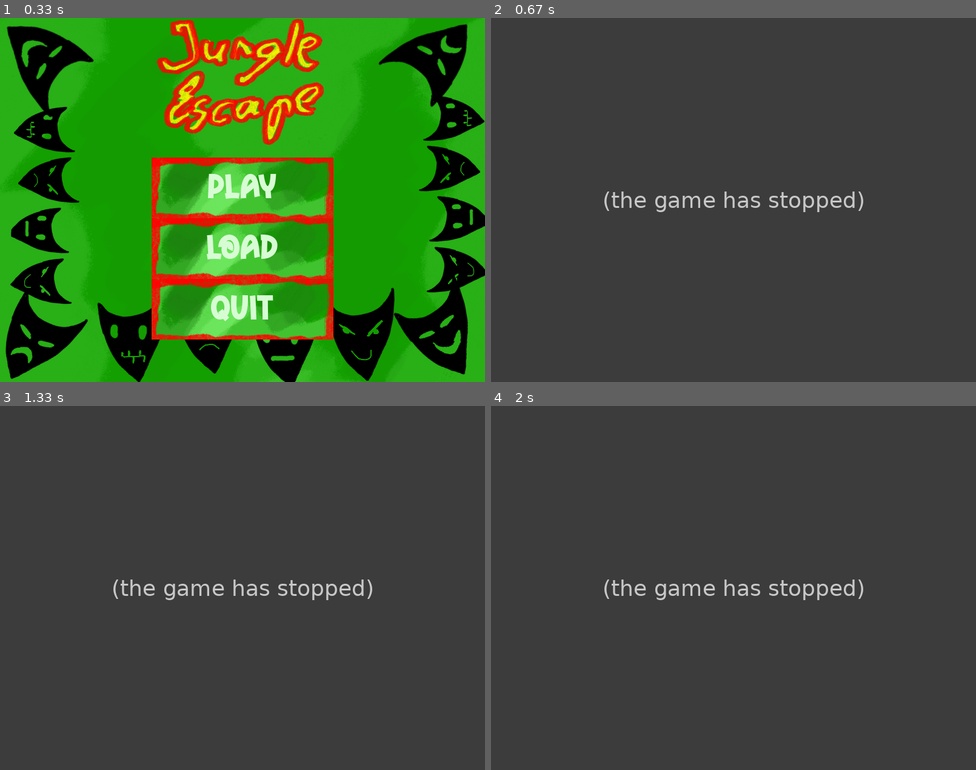
Above: before the commit, frames 1-4 (two rows, left to right).
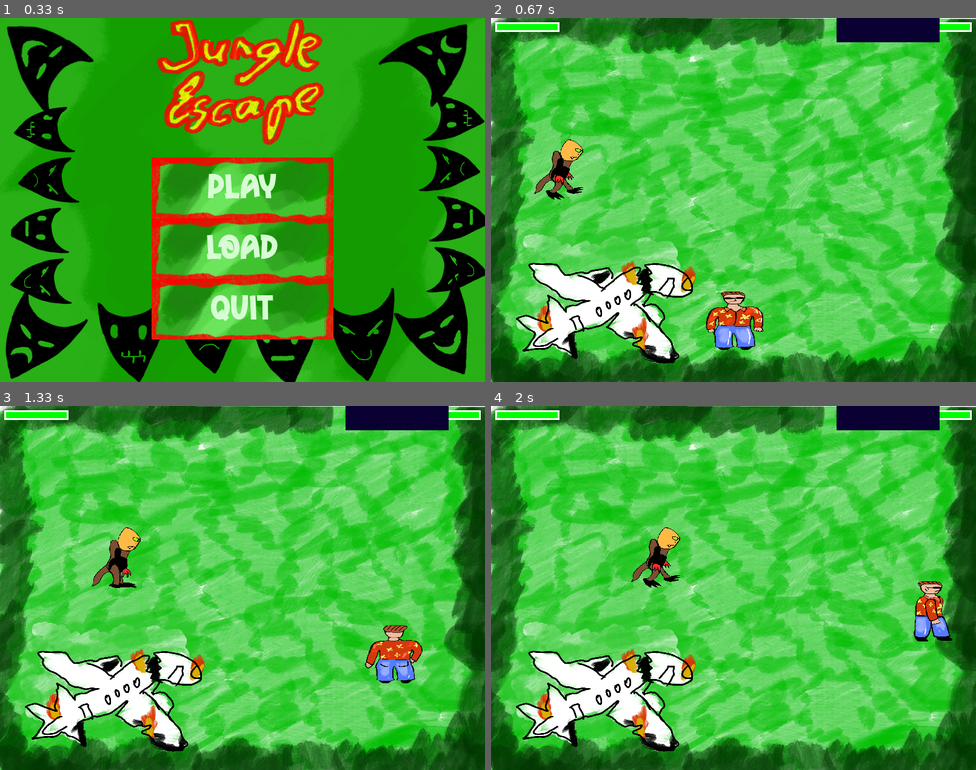
Above: after the commit, the same moments.

Repository: sartep1996/Final_Project_PyGame
Game: pygame game, started from main_menu.py
Two runs of this game, one before a commit and one after it. Both use one fixed random seed, a clock stepped at 60 frames per second and the inputs below.
Inputs (mouse positions are in pixels of both pictures, inside the frame that each line leads up to):
- Up to frame 1 (0.33 s): no input
- Up to frame 2 (0.67 s): click "PLAY" at 0.38 s
- Up to frame 3 (1.33 s): hold D 0.67-1.13 s; move the mouse to (223, 602) at 0.7 s; hold W from 1.17 s (still down)
- Up to frame 4 (2 s): release W at 1.47 s; hold D 1.5-1.97 s

Frame 1 is identical in both runs. In frame 2, 100% of the frame differs, in the area x 0-100%, y 0-100%; in frame 3, 100%; in frame 4, 100%.
Error before the commit: TypeError: main_game_lvl_1() takes 0 positional arguments but 1 was given (main_menu.py line...; the game stopped at 0.38 s (later frames are placeholders)

Commit message:
fixing save function and monsters position

Diff:
--- a/main_menu.py
+++ b/main_menu.py
@@ -34,6 +34,7 @@
 
 def main_menu():
     from main_play import main_game_lvl_1
+    from main_play_2 import main_game_lvl_2
     while True:
         SCREEN.blit(BACKGROUNG, (0, 0))
 
@@ -75,7 +76,7 @@
 
                 if LOAD_BUTTON.checkForInput(MENU_MOUSE_POS):
                     game_state = load_game()
-                    main_game_lvl_1(game_state)
+                    main_game_lvl_2(game_state)
 
 
                 if QUIT_BUTTON.checkForInput(MENU_MOUSE_POS):
--- a/main_play.py
+++ b/main_play.py
@@ -15,7 +15,7 @@
         json.dump(game_state, file)
         # player.player_update(screen)
 
-def main_game_lvl_1():
+def main_game_lvl_1(game_state):
 
 
 
@@ -183,6 +183,9 @@
 
         player.draw_health_bar(screen, 10, 10)
 
+        with open('saves/save_game.json', 'r') as file:
+            game_state = json.load(file)
+
         if player_condition.colliderect(pass_mark_rect):
             from main_play_2 import main_game_lvl_2
             main_game_lvl_2(game_state)
@@ -196,10 +199,10 @@
 if __name__ == "__main__":
 
     def load_game():
-        with open('saves/save_game.json', 'r') as file:
+        with open('saves/new_game.json', 'r') as file:
             game_state = json.load(file)
 
         return game_state
 
     game_state = load_game()
-    main_game_lvl_1()
+    main_game_lvl_1(game_state)
--- a/main_play_2.py
+++ b/main_play_2.py
@@ -3,12 +3,15 @@
 import json
 
 
-def save_game(playerx, playery, monsterx,  monstery, health, monster_health):
+def save_game(playerx, playery, monsterx,  monstery, monster2x, monster2y, health, monster_health, monster_health2):
     game_state = {
         'player_position': (playerx, playery),
         'monster_position': (monsterx, monstery),
+        'monster_2_position':(monster2x, monster2y),
         'player_health': health,
-        'monster_health': monster_health
+        'monster_health': monster_health,
+        'monster_health2': monster_health2
+
     }
 
     with open('saves/save_game.json', 'w') as file:
@@ -34,7 +37,7 @@
 
 
     from player_movement_refactoring import player, pistol_shot_wav
-    from monster_1 import monster1
+    from monster_1 import monster2, monster3
     from global_functions import collision_with_static_object, collision_with_moving_object
     from boundries import boundries_lvl_1, boundries
 
@@ -45,16 +48,22 @@
     player_condition.centery = player_position[1]
 
     monster_position = game_state['monster_position']
-    monster1.monster_rect.x = monster_position[0]
-    monster1.monster_rect.y = monster_position[1]
+    monster2.monster_rect.centerx = monster_position[0]
+    monster2.monster_rect.centery = monster_position[1]
+
+    monster_position3 = game_state['monster_2_position']
+    monster3.monster_rect.centerx = monster_position3[0]
+    monster3.monster_rect.centery = monster_position3[1]
 
     player_health = game_state['player_health']
-    monster_health = game_state['monster_health']
+    monster2_health = game_state['monster_health']
+    monster3_health = game_state['monster_health2']
 
     # player.set_position_pistol(player.player_rect_pistol.x, player.player_rect_pistol.y)
     # monster1.set_position(monsterx, monstery)
     player.health = player_health
-    monster1.monster_health = monster_health
+    monster2.monster_health = monster2_health
+    monster3.monster_health = monster3_health
 
     screen_rect = screen.get_rect()
 
@@ -96,10 +105,11 @@
             if event.type == pg.KEYDOWN:
                 if event.key == pg.K_SPACE and player_condition == player.player_rect_pistol:
                     pistol_shot_wav.play()
-                    print(monster1.monster_rect.x, monster1.monster_rect.y )
+                    print(monster2.monster_rect.x, monster2.monster_rect.y )
+                    print(monster3.monster_rect.x, monster3.monster_rect.y )
 
             if player_condition.colliderect(save_icon_rect):
-                save_game(player_condition.centerx,  player_condition.centery, monster1.monster_rect.x, monster1.monster_rect.y, player.health, monster1.monster_health)
+                save_game(player_condition.centerx,  player_condition.centery, monster2.monster_rect.x, monster2.monster_rect.y, monster3.monster_rect.x, monster3.monster_rect.y, player.health, monster2.monster_health, monster3.monster_health)
                 save_icon_visible = False
 
             # player.player_rect.x, player.player_rect.y = player.player_rect_pistol.x, player.player_rect_pistol.y
@@ -107,7 +117,7 @@
                 if player_condition == player.player_rect:
                     player_condition = player.player_rect_pistol
                     player.player_rect_pistol.x, player.player_rect_pistol.y = player.player_rect.x, player.player_rect.y
-
+                    pistol_icon_rect.topleft = (-100, -100)
                     pistol_icon_visible = False
                 else:
                     player_condition = player.player_rect
@@ -115,38 +125,47 @@
 
 
 
-        if monster1.monster_attack_player(player_condition , screen):
-            damage = monster1.monster_attack_player(player_condition, screen)
+        monsters = [monster2, monster3]
+
+        for monster in monsters:
+            damage = monster.monster_attack_player(player_condition, screen)
             if damage > 0:
                 player.take_damage(damage)
 
 
-        keys = pg.key.get_pressed()
-        if keys[pg.K_SPACE]:
-            if player.is_facing_monster(monster1.monster_rect):
-                damage = player.damage()
-                if damage > 0:
-                    monster1.take_damage(damage)
-
-
-        monster1.monster_update_patrol(player_condition, screen)
+
+        for monster in monsters:
+            keys = pg.key.get_pressed()
+            if keys[pg.K_SPACE]:
+                if player.is_facing_monster(monster.monster_rect):
+                    damage = player.damage()
+                    if damage > 0:
+                            monster.take_damage(damage)
+
+
+        monster2.monster_update_patrol(player_condition, screen)
+        monster3.monster_update_patrol(player_condition, screen)
 
         player.main_player_movement_pistol()
         player.player_update(screen)
 
 
         boundries_lvl_1(player_condition)
-        boundries(monster1.monster_rect)
-
-        collision_with_moving_object(player_condition, monster1.monster_rect, 10, player.movement_speed, monster1.movement_speed,  screen_rect)
+
+        for monster in monsters:
+            boundries(monster.monster_rect)
+
+        for monster in monsters:
+         collision_with_moving_object(player_condition, monster.monster_rect, 10, player.movement_speed, monster.movement_speed,  screen_rect)
 
         screen.fill((0, 0, 0))
         screen.blit(background_lvl_2, (0,0))
 
-        monster1.draw_monster(screen)
-        monster1.draw_health_bar(screen, 690, 10)
-
-        pg.draw.rect(screen, (10, 0, 50, 0), pass_mark_rect)
+        for monster in monsters:
+            monster.draw_monster(screen)
+
+        pg.draw.rect(screen, (0, 0, 0, 0), pass_mark_rect)
+
 
         if save_icon_visible:
             screen.blit(save_icon, save_icon_rect.topleft)
@@ -158,11 +177,12 @@
         if player.health == 0:
             player.draw_player_death_animation()
 
-        # if monster1.monster_health == 0:
-        #     monster1.should_follow_player = False
-        #     monster1.patrol_mode = False
-        #     monster1.monster_is_attacking = False
-        #     monster1.draw_monster_death_animation()
+        for monster in monsters:
+            if monster.monster_health == 0:
+                monster.should_follow_player = False
+                monster.patrol_mode = False
+                monster.monster_is_attacking = False
+                monster.draw_monster_death_animation()
 
 
         if player_condition == player.player_rect_pistol:
@@ -177,9 +197,11 @@
 
         player.draw_health_bar(screen, 10, 10)
 
-        # if player.player_rect_pistol.colliderect(pass_mark_rect):
-        #     from main_play_2 import main_game_lvl_2
-        #     main_game_lvl_2()
+
+
+        if player.player_rect_pistol.colliderect(pass_mark_rect):
+            from main_play_2 import main_game_lvl_2
+            main_game_lvl_2()
 
         pg.display.update()
 
--- a/monster_1.py
+++ b/monster_1.py
@@ -3,12 +3,28 @@
 from boundries import BOUNDRY_RIGHT, BOUNDRY_LEFT, BOUNDRY_BOTTOM, BOUNDRY_TOP
 import random
 from threading import Timer
+from functools import wraps
 
 
 CLOSE_DISTANCE_THRESHOLD = 140
 
+def change_xy(func):
+    @wraps(func)
+    def wrapper(self, *args, **kwargs):
+        self.direction_y = self.direction
+        self.y = self.x
+
+        result = func(self, *args, **kwargs)
+
+        delattr(self, 'direction_y')
+        delattr(self, 'y')
+
+        return result
+
+    return wrapper
+
 class Monster1(pg.sprite.Sprite):
-    def __init__(self, x, y, speed, monster_image_down_path_ …(488 unchanged characters)… monster_image_death_path_final, position  ):
+    def __init__(self, x, y, speed, monster_image_down_path_ …(488 unchanged characters)… monster_image_death_path_final, position):
         super().__init__()
         self.monster_image_still = pg.transform.scale(pg.image.load(monster_image_path_raw_down).convert_alpha(), (100, 100))
 
@@ -82,20 +98,14 @@
         self.direction = 1
         self.direction_y = 1
 
-
-    def reset_states(self):
-        self.should_follow_player = False
-        self.patrol_mode = True
-        self.monster_is_attacking = False
-        self.should_reset_patrol = False
-
     def set_position(self, x, y):
         self.monster_rect.topleft = (x, y)
 
 
 
     def monster_update(self, player_rect, screen, movement_function):
-        movement_function()
+
+        movement_function(self)
 
         if self.should_follow_player:
             self.monster_follow_player(player_rect)
@@ -119,6 +129,9 @@
 
     def monster_update_patrol(self, player_rect, screen):
         self.monster_update(player_rect, screen, self.monster_patrol_left_right)
+
+    def monster_update_patrol_inverted(self, player_rect, screen):
+        self.monster_update(player_rect, screen, change_xy(self.monster_patrol_left_right.__func__))
 
     def monster_update_wandering(self, player_rect, screen):
         self.monster_update(player_rect, screen, self.monster_wandering)
@@ -127,8 +140,7 @@
     '''
 
 
-    def monster_patrol_left_right(self):
-
+    def monster_patrol_left_right(self, *args, **kwargs):
         if self.patrol_mode:
             self.x += self.movement_speed * self.direction
             self.monster_rect.x = self.x
@@ -138,13 +150,15 @@
         elif self.direction == 1:
             self.last_moved = BOUNDRY_RIGHT
 
-
         if self.monster_rect.right > BOUNDRY_RIGHT:
-            self.x = BOUNDRY_RIGHT -self.monster_rect.width
+            self.x = BOUNDRY_RIGHT - self.monster_rect.width
             self.direction = -1
         elif self.monster_rect.left < BOUNDRY_LEFT:
             self.x = BOUNDRY_LEFT
             self.direction = 1
+
+
+
 
 
 
@@ -189,14 +203,17 @@
                 elif self.dir == self.direction and self.side == -1:
                     self.x -= self.movement_speed * self.direction
                     self.monster_rect.x = self.x
+                    self.last_moved = self.monster_image_left_1
 
                 if self.dir == self.direction_y and self.side == 1:
                     self.y += self.movement_speed * self.direction_y
                     self.monster_rect.y = self.y
+                    self.last_moved = self.monster_image_up_1
 
                 elif self.dir == self.direction_y and self.side == -1:
                     self.y -= self.movement_speed * self.direction_y
                     self.monster_rect.y = self.y
+                    self.last_moved = self.monster_image_down_1
 
 
 
@@ -518,6 +535,7 @@
         self.wandering_mode = True
         self.is_monster_image = False
         self.should_follow_player = False
+
         death_duration = 400
         self.movement_speed = 0
         animation_time = pg.time.get_ticks() % (3 * death_duration)
@@ -568,3 +586,4 @@
 
 monster1 = Monster1(5, 5, 5, monster_image_down_path_1, monster_image_down_path_2, monster_image_path_raw_down, monster …(463 unchanged characters)…
 monster2 = Monster1(5, 5, 5, monster_image_down_path_1, monster_image_down_path_2, monster_image_path_raw_down, monster …(463 unchanged characters)…
+monster3 = Monster1(5, 5, 5, monster_image_down_path_1, monster_image_down_path_2, monster_image_path_raw_down, monster_image_up_path_1, monster_image_up_path_2, monster_image_path_raw_up, monster_image_left_path_1, monster_image_left_path_2, monster_image_path_raw_left, monster_image_right_path_1, monster_image_right_path_2, monster_image_path_raw_right, monster_image_down_path_attack, monster_image_up_path_attack, monster_image_left_path_attack, monster_image_right_path_attack, monster_image_death_path_1, monster_image_death_path_2, monster_image_death_path_final, (150, 150))
--- a/player_movement_refactoring.py
+++ b/player_movement_refactoring.py
@@ -267,6 +267,9 @@
         self.pistol_images = {}
 
         # Load and scale the images
+
+
+
         for key, data in image_data.items():
             if data['frames'] == 1:
                 self.images[key] = load_and_scale_images(data['path'], 1, data['size'])[0]
--- a/saves/new_game.json
+++ b/saves/new_game.json
@@ -1 +1 @@
-{"player_position": [100, 100], "monster_position": [359, 200], "player_health": 100, "monster_health": 100}
+{"player_position": [400, 500], "monster_position": [359, 200], "player_health": 100, "monster_health": 100}
--- a/saves/save_game.json
+++ b/saves/save_game.json
@@ -1 +1 @@
-{"player_position": [365, 525], "monster_position": [97, 400], "player_health": 100, "monster_health": 100}
+{"player_position": [451, 507], "monster_position": [25, 113], "monster_2_position": [25, 150], "player_health": 100, "monster_health": 0, "monster_health2": 0}
